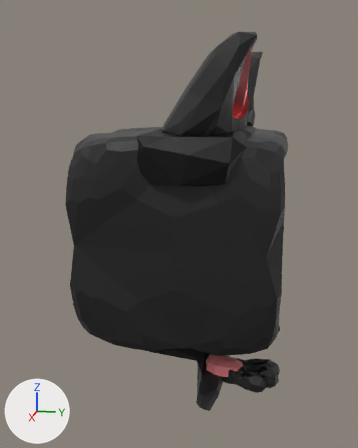
A saved change to the glTF model src/assets/models/nekocom/nekocom.gltf.
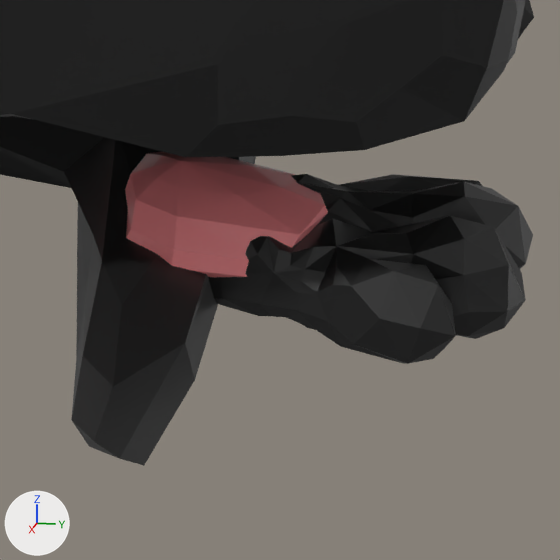
Old and new are each drawn whole from a 50 mm camera at (4.99, 0.9, 1.27) aimed at (-0.52, -0.2, -0.11) and again close up on the part from 51% to 80% of the width and 73% to 96% of the height. Arrows for +X, +Y and +Z are at lower left; the lights stay in place. Where no turn or scale is listed for an object, it has been applied to the vertices.

In view in the first close-up: 'monitor', 'paw connector right', 'right paw'.
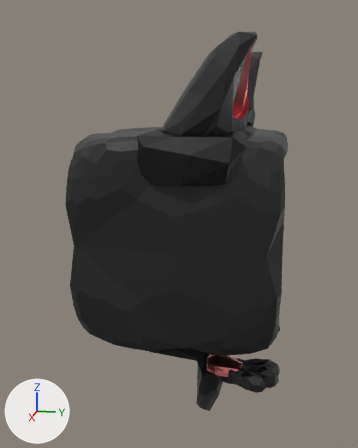
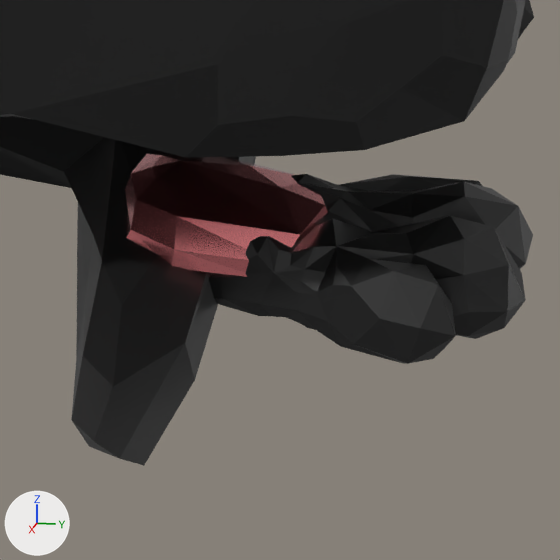
Where the change shows, as pixel boxes [x1, y1, x2, y2] in the close-ups (560 x 560 px):
'paw connector right', surface changed: [125, 152, 328, 278] in both

The change in detail:
In material 'connector' (mat_connector), roughness goes from 0.7 to 0.2.
In material 'connector' (mat_connector), metallic goes from 0.0 to 1.0.
